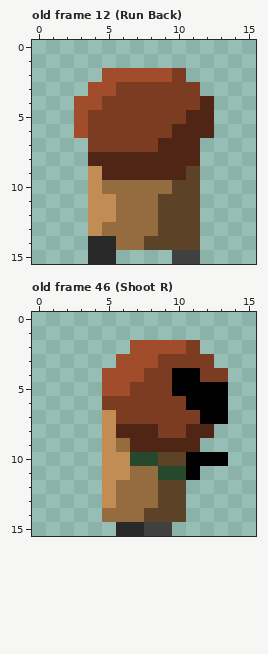
Edited in one commit: pixel-art file (Aseprite/player.aseprite). Above is the file before it was changed.
16x16 pixels, 52 frames. Colours within 5 levels of each other are drawn and written as one. Shown: old frame 12 (Run Back), old frame 46 (Shoot R). The commit also changed other frames, which this record leaves out.
New version:
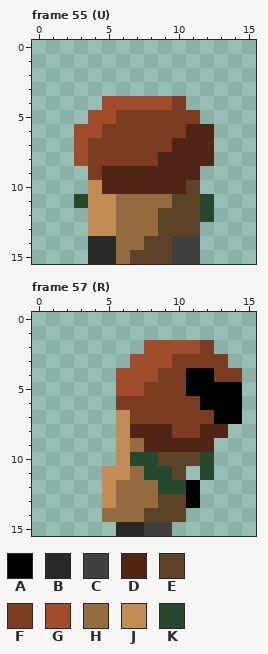
Palette (. is transparent): A #000000  B #292929  C #404040  D #4f2615  E #5c4328  F #7c3c21  G #a14d2b  H #956c3f  J #c28d55  K #26482d
A new or re-ordered frame is compared with the old frame closest to it.
Edits made:
frames 52 -> 60
Changed rows in their new state; - is an unchanged pixel.
Frame 55 (U) is new; against old frame 12 (Run Back), layers "Pistol", "Guy":
first column x 3:
 2 --......--
 3 -........-
 4 ..GGGGG-..
 5 .GG-----F.
 6 -G-----F--
 7 G-----F--D
 8 GFFFFF---D
 9 -F------D-
10 --DDDDDD--
11 K-----H--K
12 ---------K
13 --J-------
14 -------CC-
15 ---HEEE---
Frame 57 (R) is new; against old frame 46 (Shoot R), layers "Pistol", "Guy":
first column x 5:
 2 --.---GF--
 3 -.--G---F-
 4 .--G-F-A-F
 5 .-G--F---A
 6 .-----F--A
 7 .J-----F-A
 8 .J--D-F-D-
 9 .JH----D--
10 .-----EK.-
11 ---K-E.K--
12 ----KKA---
13 ------A---
